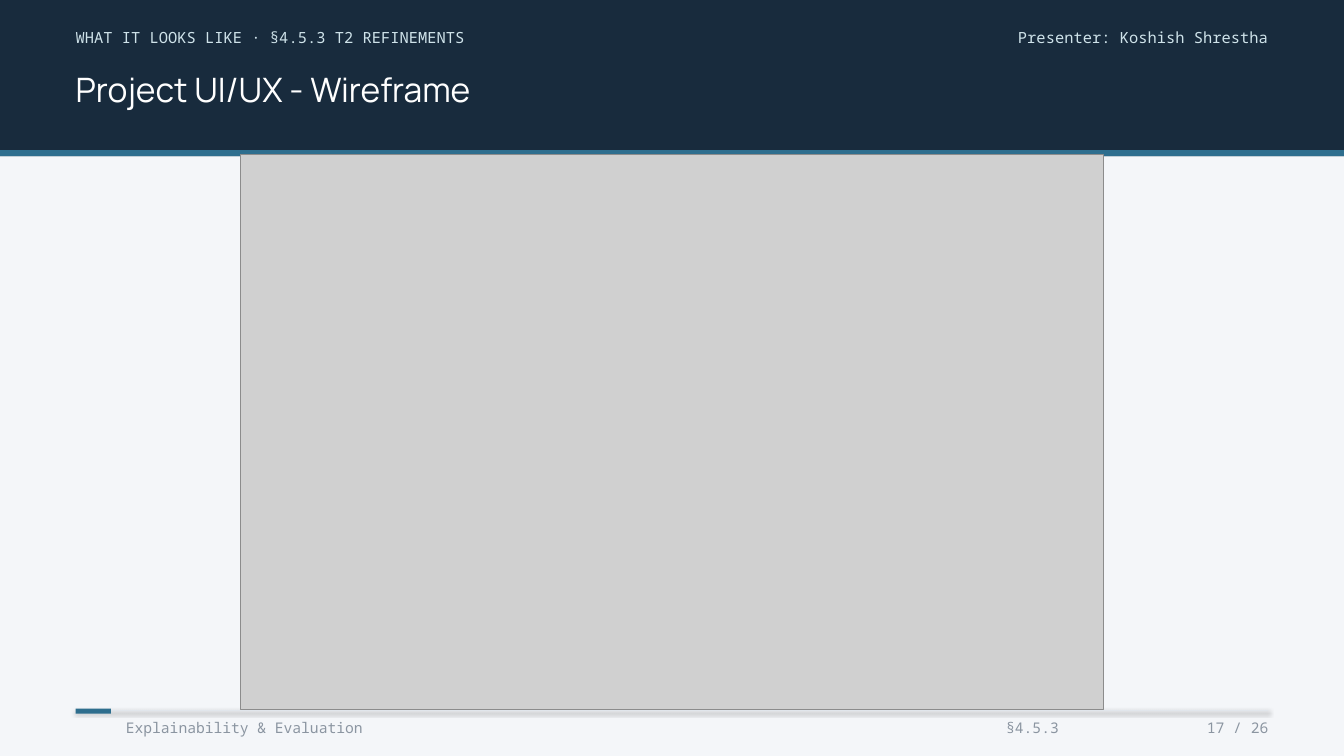
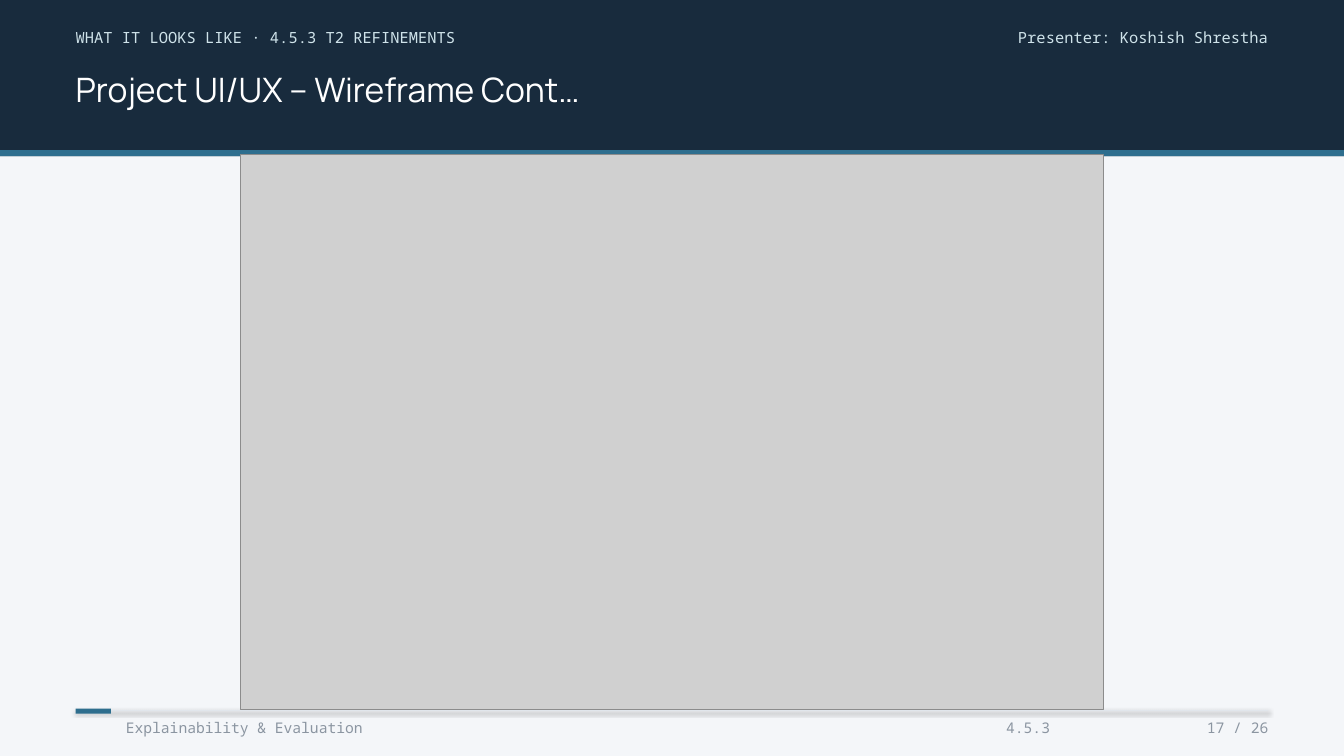
Before and after one commit to KOI-Capstone-Project/EDAPTv2, a slide deck: slide 16 of EDAPT_v2_Presentation.pptx (slide 22 before the commit). Drawn at 1344x756 pixels with LibreOffice and Linux fonts; fonts in the diff are those of the drawing; grey boxes stand for pictures. Boxes give left, top, right and bottom in pixels: in the first picture for what was removed or moved away, otherwise in the second. Text is boxed around its words. In the diff, an @@ line names an element or a change of style, - is before the commit and + after.

```diff
--- a/EDAPT_v2_Presentation.pptx
+++ b/EDAPT_v2_Presentation.pptx
@@ text at box(76, 32, 455, 43): text changed @@
-WHAT IT LOOKS LIKE · §4.5.3 T2 REFINEMENTS
+WHAT IT LOOKS LIKE · 4.5.3 T2 REFINEMENTS
@@ text at box(76, 77, 580, 110): text changed @@
-Project UI/UX - Wireframe
+Project UI/UX – Wireframe Cont…
@@ text at box(1006, 722, 1050, 733): text changed @@
-§4.5.3
+4.5.3
```
Also in this commit, not shown: 24 other slides changed, 10 slides added, 4 other files.
